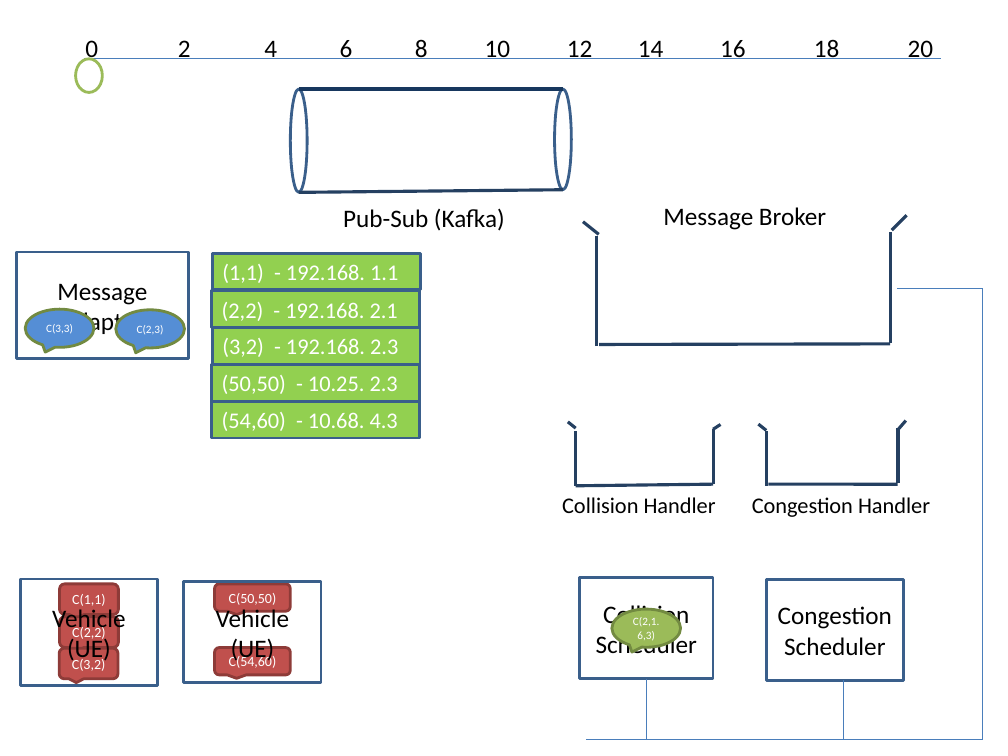
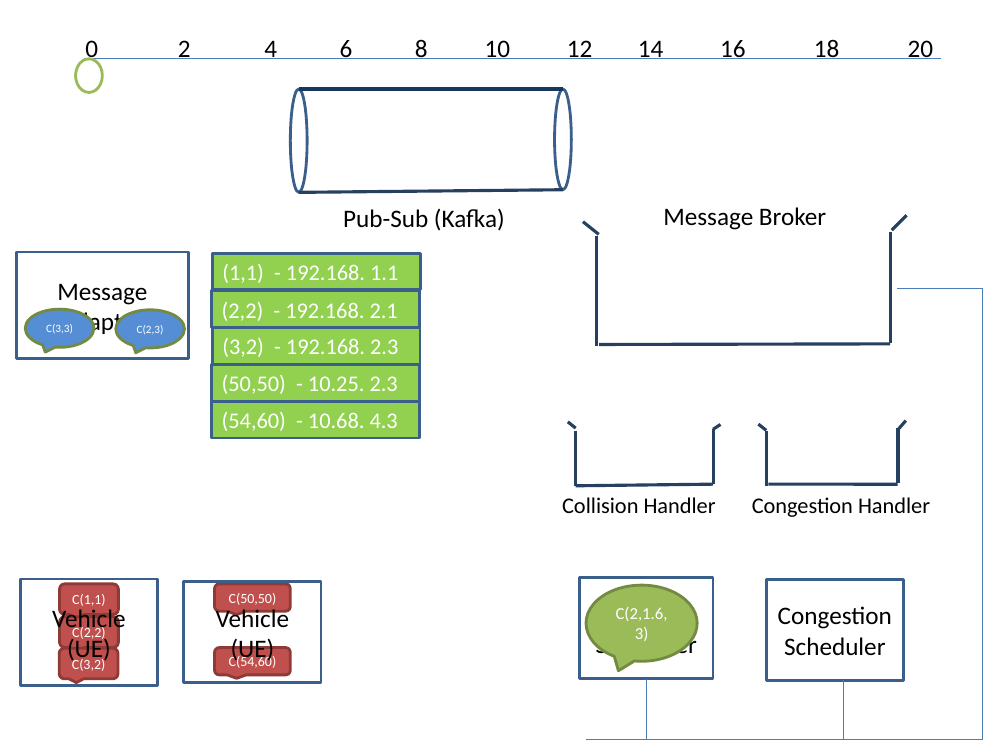
Before and after one commit to TejaKommineni/Mercury, a slide deck: slide 3 of presentation/ProjectPresentation.pptx. Drawn at 1008x756 pixels with LibreOffice and Linux fonts; fonts in the diff are those of the drawing. Boxes give left, top, right and bottom in pixels: in the first picture for what was removed or moved away, otherwise in the second. Text is boxed around its words. In the diff, an @@ line names an element or a change of style, - is before the commit and + after.

```diff
--- a/presentation/ProjectPresentation.pptx
+++ b/presentation/ProjectPresentation.pptx
@@ speech bubble "C(2,1.6,3)": place and size @@
-speech bubble "C(2,1.6,3)" at box(612, 609, 680, 647)
+speech bubble "C(2,1.6,3)" at box(586, 585, 697, 661)
@@ speech bubble "C(2,1.6,3)" at box(586, 585, 697, 661): size 8 to 12 pt @@
```
